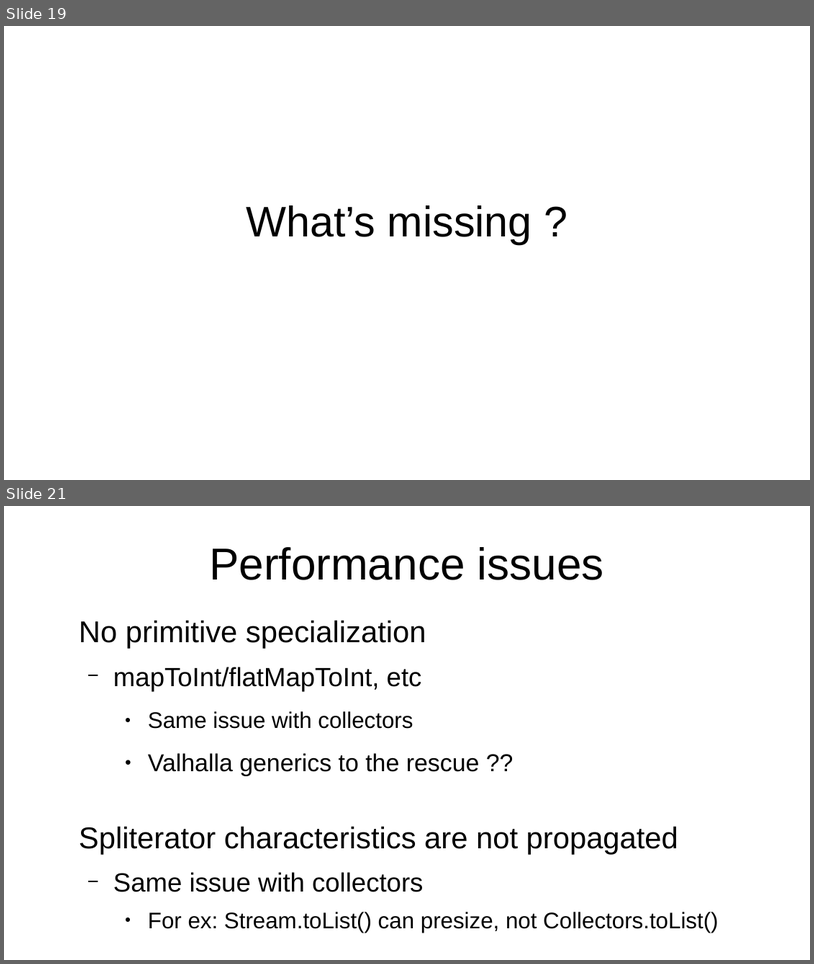
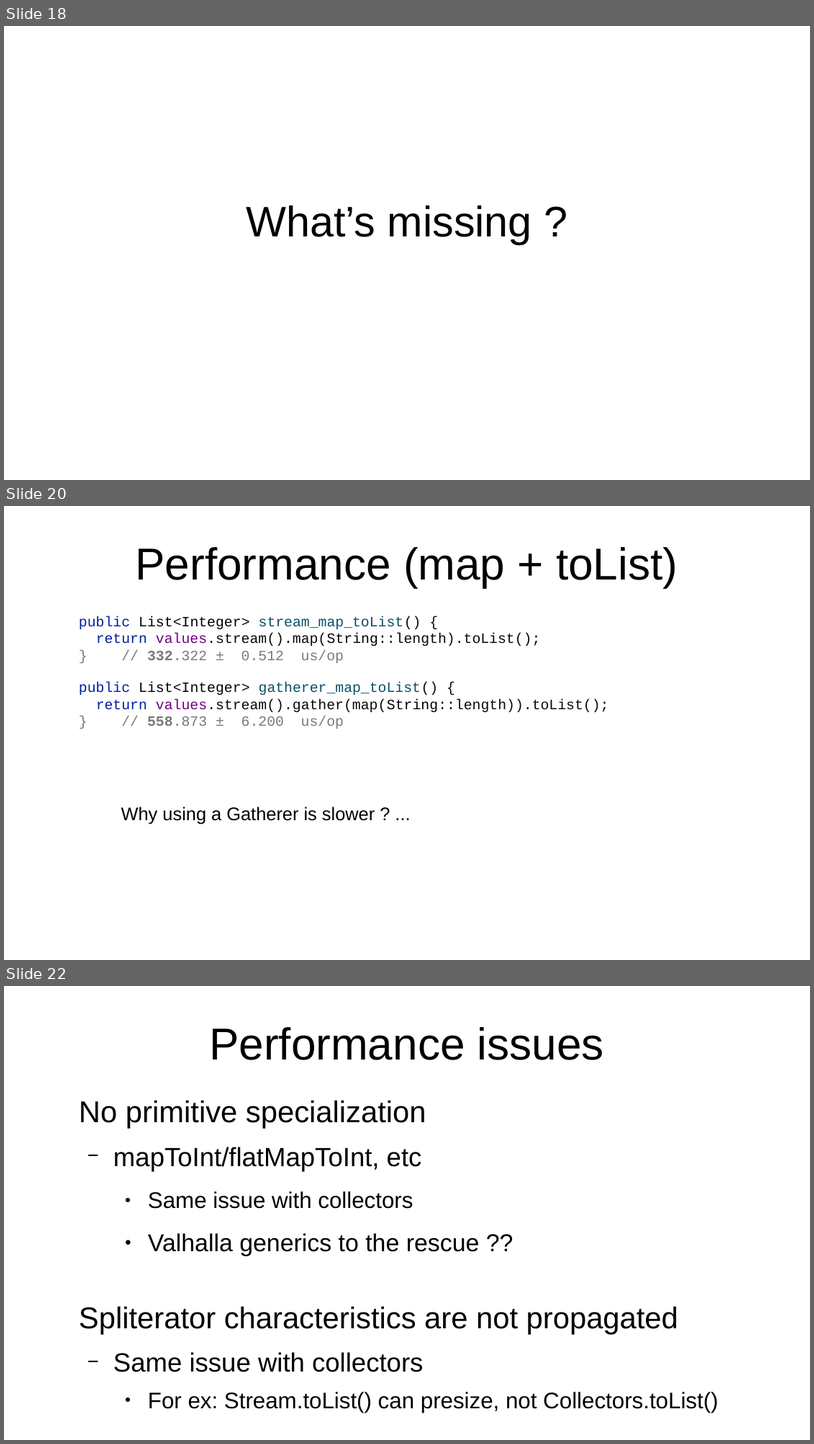
Before and after one commit to forax/we_are_all_to_gather, a slide deck: We are all to gather.odp. Shown one above the other, each under a label of ours: slides 19 and 21 before the commit, slides 18, 20 and 22 after it; the slides between them are not shown. The pictures are 814x964 and 814x1444 pixels, drawn with LibreOffice and Linux fonts; fonts in the diff are those of the drawing. Boxes give left, top, right and bottom in pixels: in the first picture for what was removed or moved away, otherwise in the second. Text is boxed around its words. In the diff, an @@ line names an element or a change of style, - is before the commit and + after.

```diff
--- a/We are all to gather.odp
+++ b/We are all to gather.odp
@@ slide 20 added at bbox=[4, 506, 810, 960], background #FFFFFF @@
@@ title added at bbox=[136, 547, 678, 587], 44 pt, text #000000 @@
+Performance (map + toList)
@@ text added at bbox=[79, 616, 610, 728], 14 pt, text #090909 @@
+public List<Integer> stream_map_toList() {
+return values.stream().map(String::length).toList();
+} // 332.322 ± 0.512 us/op
+public List<Integer> gatherer_map_toList() {
+return values.stream().gather(map(String::length)).toList();
+} // 558.873 ± 6.200 us/op
@@ text added at bbox=[121, 806, 375, 824], 18 pt, text #000000 @@
+Why using a Gatherer is slower ? ...
@@ what was slide 19 is now slide 18 @@
@@ what was slide 21 is now slide 22 @@
```
Also in this commit, not shown: 8 slides changed, 3 other slides added, 2 slides removed, 4 other files.
